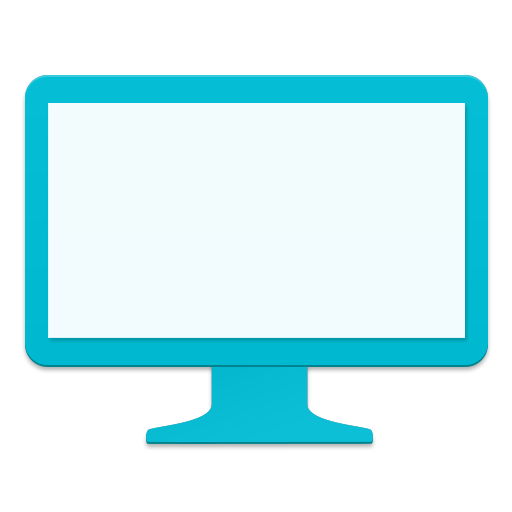
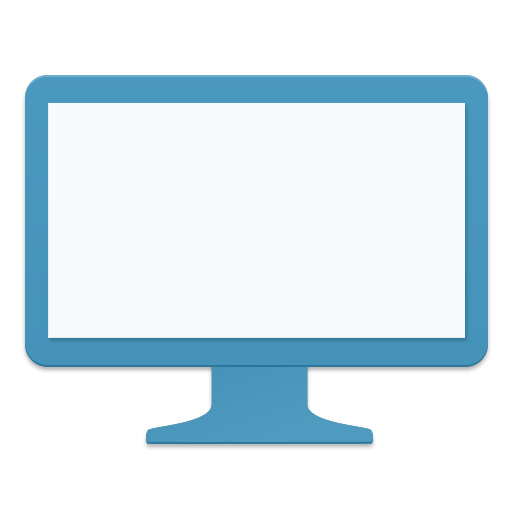
Layered file, before and after one edit (512x512). Changes by layer:
painted on "Main piece" over [25, 75, 488, 365]
painted on "Stand" over [146, 297, 373, 442]
